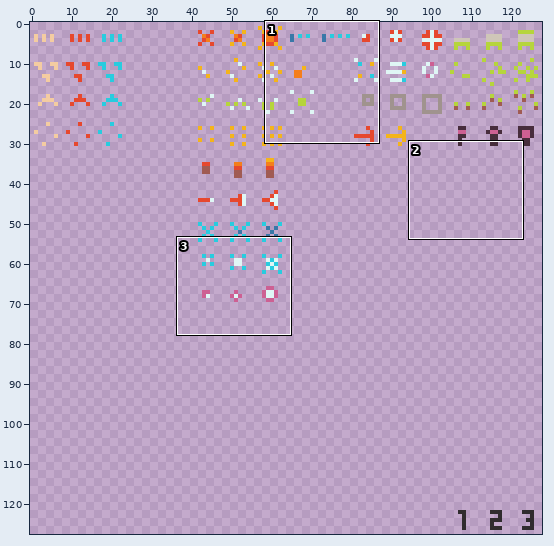
Edited in one commit: pixel-art file (asset_src/graphics/characters/player/spells/spells.ase). The first picture is a wide view before the edit; the outline marks the close-up.
Close-up. Earlier state:
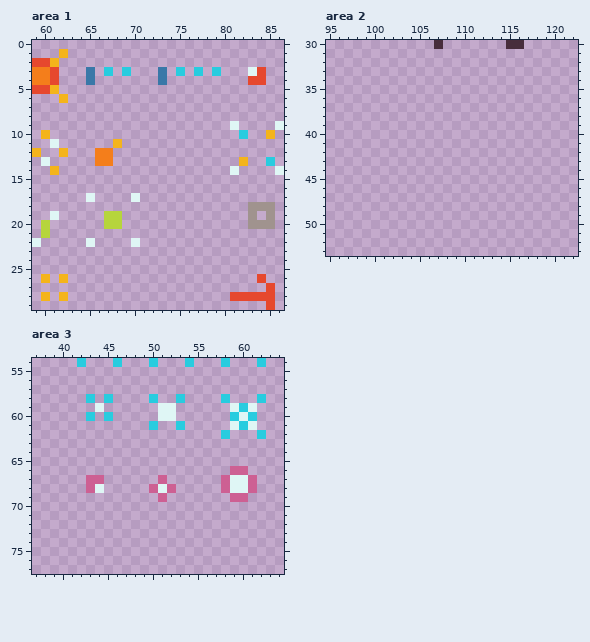
128x128 pixels, 1 frame. Shown: area 1: x 59..86, y 0..29; area 2: x 95..122, y 30..53; area 3: x 37..64, y 54..77.
After:
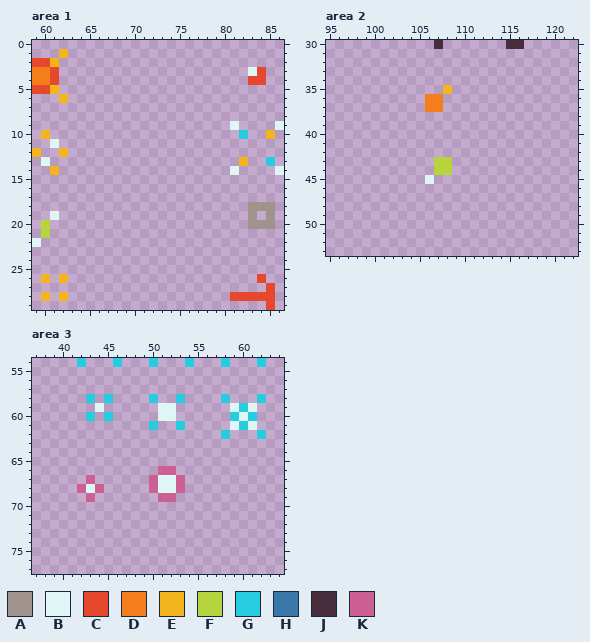
Palette (. is transparent): A #a0938e  B #dff6f5  C #e6482e  D #f47e1b  E #f4b41b  F #b6d53c  G #28ccdf  H #3978a8  J #472d3c  K #cd6093
The exact change:
Area 1:
The edit erases colour B in row 17 at x 65 and 70; in row 22 at x 65 and 70.
The edit erases colour D in rows 12 to 13 at x 66 to 67.
The edit erases colour E in row 11 at x 68.
The edit erases colour F in rows 19 to 20 at x 67 to 68.
The edit erases colour G in row 3 at x 67, 69, 75, 77 and 79.
The edit erases colour H in rows 3 to 4 at x 65 and 73.
Area 2:
The author put colour B in row 45 at x 106.
The author put colour D in rows 36 to 37 at x 106 to 107.
The author put colour E in row 35 at x 108.
The author put colour F in rows 43 to 44 at x 107 to 108.
Area 3:
The author put colour B in row 67 at x 52.
Colour K becomes colour B in row 67 at x 51; in row 68 at x 43 and 52.
The author put colour K in row 66 at x 51 to 52; in row 67 at x 50 and 53; in row 68 at x 42 and 53; in row 69 at x 43 and 52.
Colour B becomes colour K in row 68 at x 44.
The edit erases colour B in rows 67 to 68 at x 59 to 60.
The edit erases colour K in row 66 at x 59 to 60; in row 67 at x 44, 58 and 61; in row 68 at x 58 and 61; in row 69 at x 59 to 60.
Changed places in both close-ups, as pixel boxes (x1, y1, x2, y2):
erased: (86, 67, 221, 85)
erased: (86, 139, 140, 247)
added: (425, 85, 452, 112)
added: (425, 157, 452, 184)
changed: (149, 466, 185, 502)
erased: (221, 466, 257, 502)
changed: (77, 475, 104, 502)
